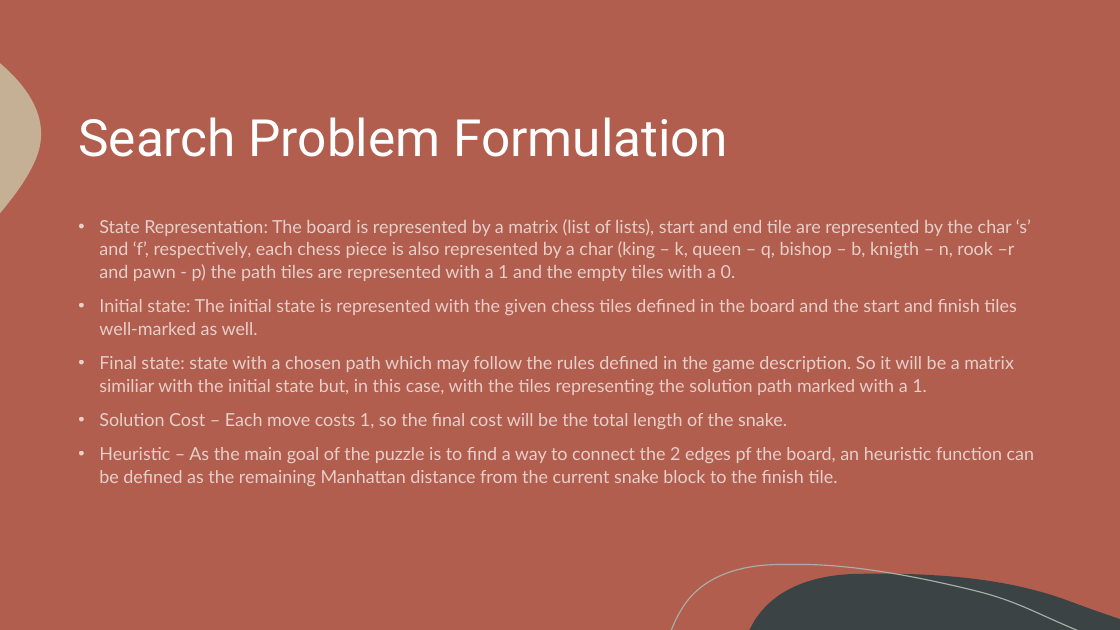
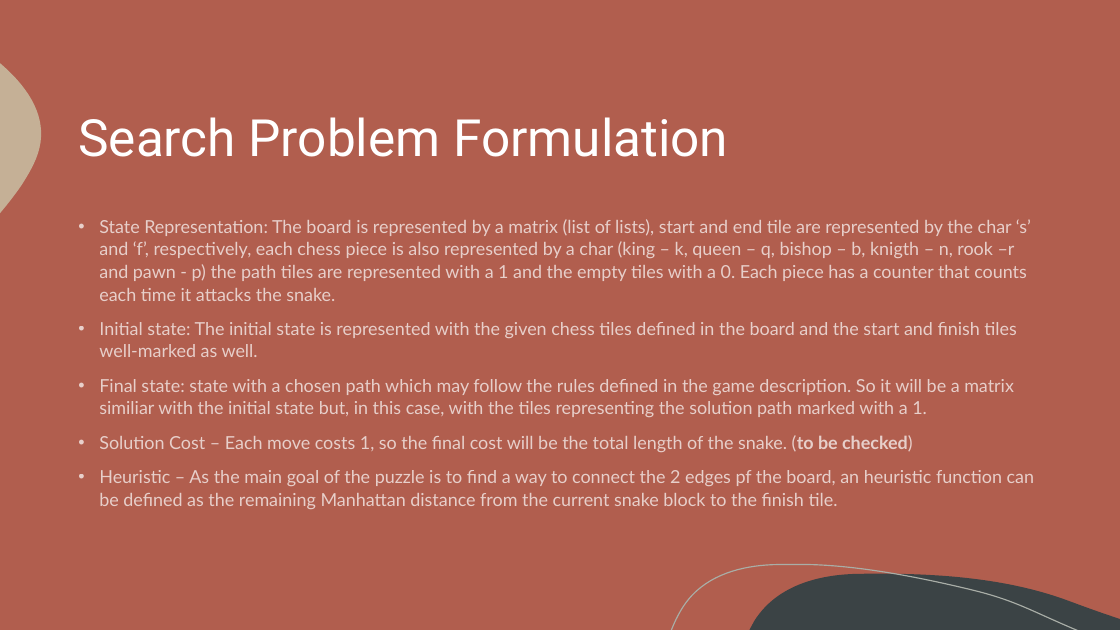
Before and after one commit to itsdomsantos/IART-2022, a slide deck: slide 4 of Chess Snake Puzzles – 2022 IA Project.pptx. Drawn at 1120x630 pixels with LibreOffice and Linux fonts; fonts in the diff are those of the drawing. Boxes give left, top, right and bottom in pixels: in the first picture for what was removed or moved away, otherwise in the second. Text is boxed around its words. In the diff, an @@ line names an element or a change of style, - is before the commit and + after.

Commit message:
pptx

```diff
--- a/Chess Snake Puzzles – 2022 IA Project.pptx
+++ b/Chess Snake Puzzles – 2022 IA Project.pptx
@@ text at [99,219,1031,301]: text changed @@
-• State Representation: The board is represented by a matrix (list of lists), start and end tile are represented by the char ‘s’ and ‘f’, respectively, each chess piece is also represented by a char (king – k, queen – q, bishop – b, knigth – n, rook –r and pawn - p) the path tiles are represented with a 1 and the empty tiles with a 0.
+• State Representation: The board is represented by a matrix (list of lists), start and end tile are represented by the char ‘s’ and ‘f’, respectively, each chess piece is also represented by a char (king – k, queen – q, bishop – b, knigth – n, rook –r and pawn - p) the path tiles are represented with a 1 and the empty tiles with a 0. Each piece has a counter that counts each time it attacks the snake.
@@ text at [99,435,913,452]: text changed @@
-• Solution Cost – Each move costs 1, so the final cost will be the total length of the snake.
+• Solution Cost – Each move costs 1, so the final cost will be the total length of the snake. (to be checked)
```
Also in this commit, not shown: 2 other slides changed, 4 other files.
